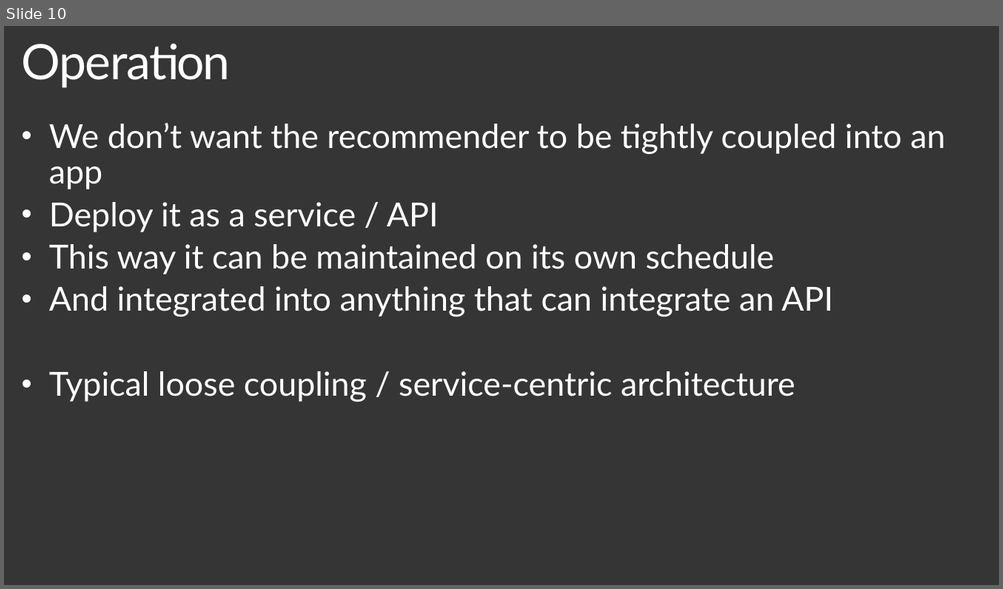
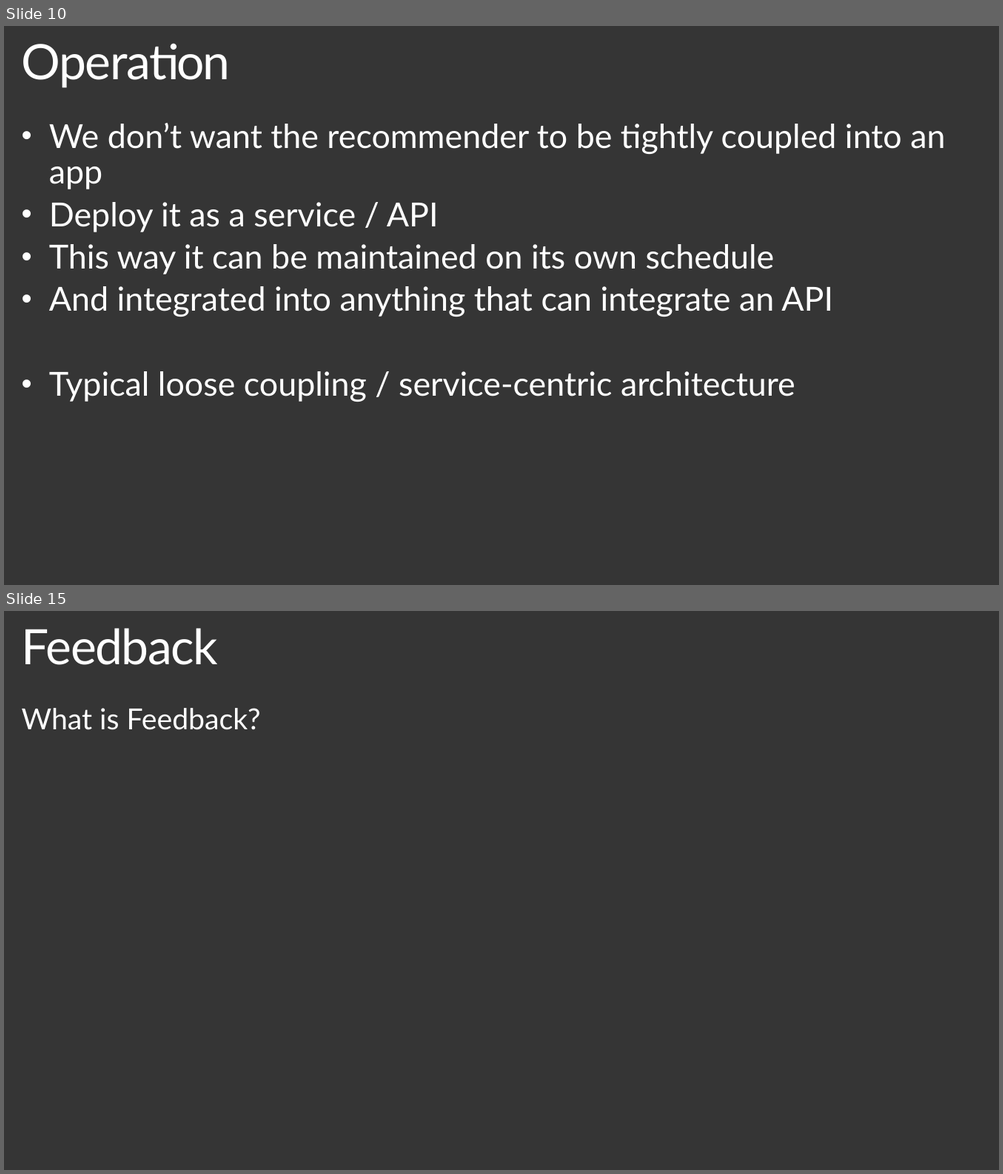
Before and after one commit to plzm/events, a slide deck: GraniteStateCodeCamp2019/gscc19-pelazem.pptx. Shown one above the other, each under a label of ours: slide 10 before the commit, slides 10 and 15 after it; the slides between them are not shown. The pictures are 1003x589 and 1003x1174 pixels, drawn with LibreOffice and Linux fonts; fonts in the diff are those of the drawing; background and template pictures are left out. Boxes give left, top, right and bottom in pixels: in the first picture for what was removed or moved away, otherwise in the second. Text is boxed around its words. In the diff, an @@ line names an element or a change of style, - is before the commit and + after.

```diff
--- a/GraniteStateCodeCamp2019/gscc19-pelazem.pptx
+++ b/GraniteStateCodeCamp2019/gscc19-pelazem.pptx
@@ slide 15 added at (4,611,999,1170), background picture (left out) @@
@@ title added at (22,628,219,665), 47 pt, text #FFFFFF @@
+Feedback
@@ text added at (22,708,261,730), 28 pt, text #FFFFFF @@
+What is Feedback?
```
Also in this commit, not shown: 2 slides changed, 3 other slides added.
